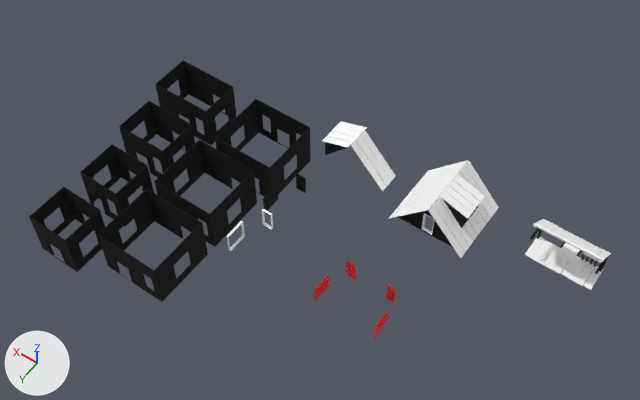
Two versions of the Blender file NotesOfCitrus/Assets/Blender/blend/NoCcabinModular.blend, one commit apart.
One viewpoint serves both versions: a camera (50 mm lens) standing at (1.0, 43.9, 64.5) and looking at (28.2, 5.8, 4.6). The axes (+X, +Y, +Z) are drawn at lower left. The lights are the same throughout.

In view in the first picture: 'Deck', 'DeckRoof', 'MainRoom', 'MediumRoom1', 'MediumRoom2', 'Roof', 'RoofBlockLeft', 'RoofWindowLeft', 'SmallRoom1', 'SmallRoom2', 'SmallRoom3', 'SmallRoom4'.
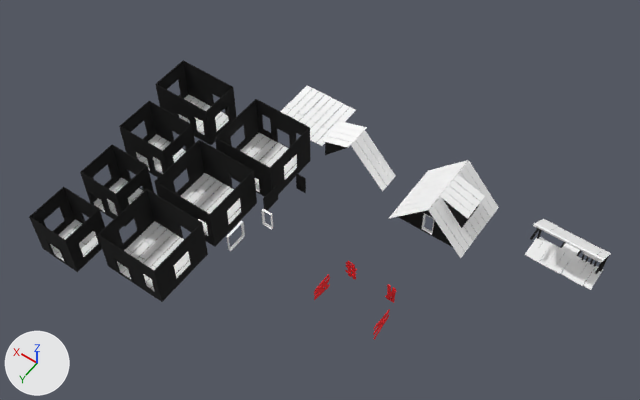
Changed parts and their boxes (x1, y1, x2, y2) in the pictures (640 x 400 px):
'MainRoomFloor', added: after (280, 86, 356, 146)
part 1 of me_cube_011, added: after (240, 133, 297, 193)
part 2 of me_cube_011, surface changed (black to grey): (218, 110, 310, 195) in both
part 3 of me_cube_022, added: after (179, 94, 229, 135)
part 4 of me_cube_022, surface changed (black to grey): (176, 92, 232, 138) in both
part 5 of me_cube_023, added: after (136, 134, 186, 174)
part 6 of me_cube_023, surface changed: (133, 116, 192, 176) in both
part 7 of me_cube_025, added: after (181, 173, 241, 236)
part 8 of me_cube_025, surface changed (black to grey): (161, 149, 256, 239) in both
part 9 of me_cube_026, added: after (117, 221, 191, 291)
part 10 of me_cube_026, surface changed (black to grey): (98, 191, 205, 294) in both
part 11 of me_cube_027, added: after (50, 219, 98, 263)

The change, as a list of edits to the scene's bpy script:
```text
Change me_cube_011:
    remove me_cube_011.from_pydata(...)  # 222 vertices, 158 faces; spans x -3.14..3.14, y -0.06..6.05, z -0.11..4.58
    add me_cube_011.from_pydata(...)  # 350 vertices, 257 faces; spans x -3.14..3.14, y -0.06..6.05, z -0.11..4.58
    me_cube_011 part 1
    64 vertices are added at x -3.01..2.33, y 0.03..5.94, z -0.01..0.04
    64 new vertices lie (0.7, 0.0, 0.0) away from vertices in x -3.01..2.33, y 0.03..5.94, z -0.01..0.04
    99 new faces join them
    me_cube_011 part 2: 158 kept faces spanning x -3.14..3.14, y -0.06..6.05, z -0.11..4.58 get new texture (UV) coordinates
Change me_cube_022:
    remove me_cube_022.from_pydata(...)  # 218 vertices, 158 faces; spans x -2.14..4.14, y -0.04..4.07, z -0.11..4.58
    add me_cube_022.from_pydata(...)  # 346 vertices, 257 faces; spans x -2.14..4.14, y -0.04..4.07, z -0.11..4.58
    me_cube_022 part 3
    64 vertices are added at x -2.01..3.33, y 0.03..3.93, z -0.01..0.04
    64 new vertices lie (0.7, 0.0, 0.0) away from vertices in x -2.01..3.33, y 0.03..3.93, z -0.01..0.04
    99 new faces join them
    me_cube_022 part 4: 158 kept faces spanning x -2.14..4.14, y -0.04..4.07, z -0.11..4.58 get new texture (UV) coordinates
Change me_cube_023:
    remove me_cube_023.from_pydata(...)  # 202 vertices, 150 faces; spans x -2.14..3.14, y -0.04..4.07, z -0.11..4.58
    add me_cube_023.from_pydata(...)  # 314 vertices, 237 faces; spans x -2.14..3.14, y -0.04..4.07, z -0.11..4.58
    me_cube_023 part 5: 112 vertices added at x -2.04..3.05, y 0.03..3.93, z -0.01..0.04
    me_cube_023 part 6: 150 kept faces spanning x -2.14..3.14, y -0.04..4.07, z -0.11..4.58 get new texture (UV) coordinates
Change me_cube_025:
    remove me_cube_025.from_pydata(...)  # 202 vertices, 150 faces; spans x -2.14..4.14, y -0.04..6.07, z -0.11..4.58
    add me_cube_025.from_pydata(...)  # 330 vertices, 249 faces; spans x -2.14..4.14, y -0.04..6.07, z -0.11..4.58
    me_cube_025 part 7
    64 vertices are added at x -2.01..3.33, y 0.03..5.94, z -0.01..0.04
    64 new vertices lie (0.7, 0.0, 0.0) away from vertices in x -2.01..3.33, y 0.03..5.94, z -0.01..0.04
    99 new faces join them
    me_cube_025 part 8: 150 kept faces spanning x -2.14..4.14, y -0.04..6.07, z -0.11..4.58 get new texture (UV) coordinates
Change me_cube_026:
    remove me_cube_026.from_pydata(...)  # 202 vertices, 150 faces; spans x -2.14..4.14, y -0.04..6.07, z -0.11..4.58
    add me_cube_026.from_pydata(...)  # 330 vertices, 249 faces; spans x -2.14..4.14, y -0.04..6.07, z -0.11..4.58
    me_cube_026 part 9
    64 vertices are added at x -2.01..3.33, y 0.03..5.94, z -0.01..0.04
    64 new vertices lie (0.7, 0.0, 0.0) away from vertices in x -2.01..3.33, y 0.03..5.94, z -0.01..0.04
    99 new faces join them
    me_cube_026 part 10: 150 kept faces spanning x -2.14..4.14, y -0.04..6.07, z -0.11..4.58 get new texture (UV) coordinates
Change me_cube_027:
    remove me_cube_027.from_pydata(...)  # 186 vertices, 140 faces; spans x -2.14..2.14, y -0.04..4.07, z -0.11..4.58
    add me_cube_027.from_pydata(...)  # 282 vertices, 215 faces; spans x -2.14..2.14, y -0.04..4.07, z -0.11..4.58
    me_cube_027 part 11
    50 vertices are added at x -2.05..2.02, y 0.07..3.94, z -0.01..0.03
    46 new vertices lie (0.0, 0.0, 0.04) away from vertices in x -2.05..2.02, y 0.07..3.94, z -0.01..0.0
    75 new faces join them
Add ob_mainroomfloor:
    ob_mainroomfloor = bpy.data.objects.new('MainRoomFloor', me_cube_020)  # 128 vertices, 96 faces; spans x -3.02..3.02, y -2.96..2.96, z -0.03..0.03; in mat_material_001 (picture img_colour_png)
    ob_mainroomfloor.location = (37.01, -5.49, 0.02)
```
